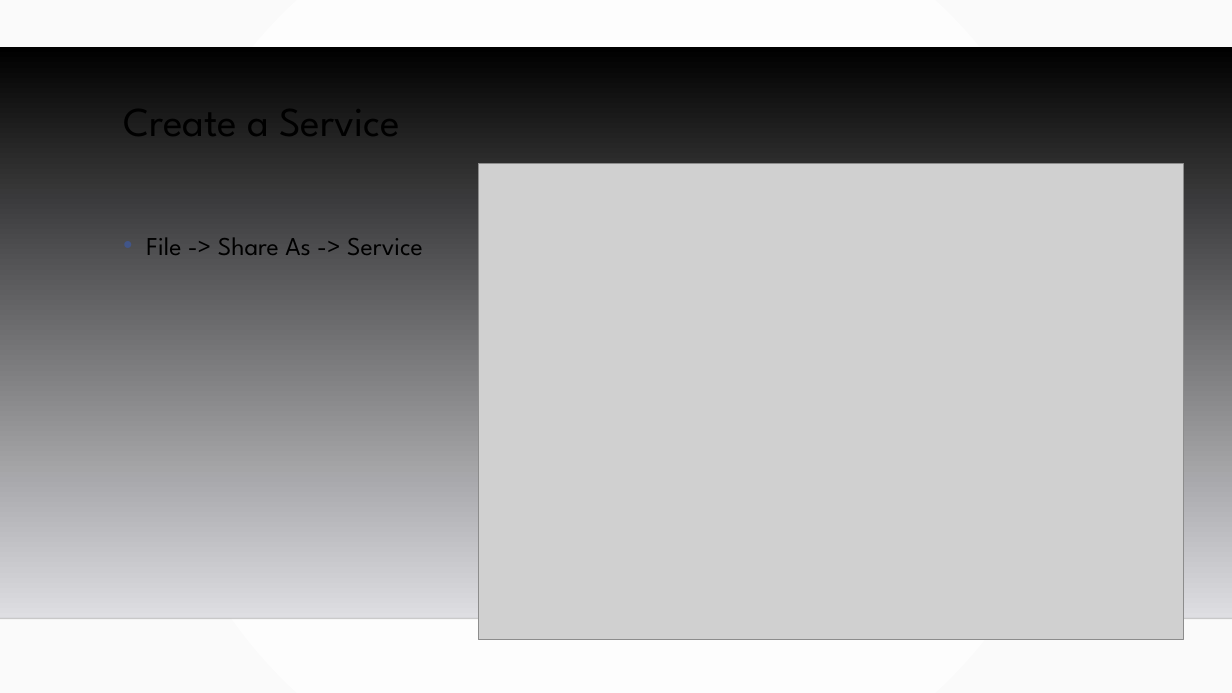
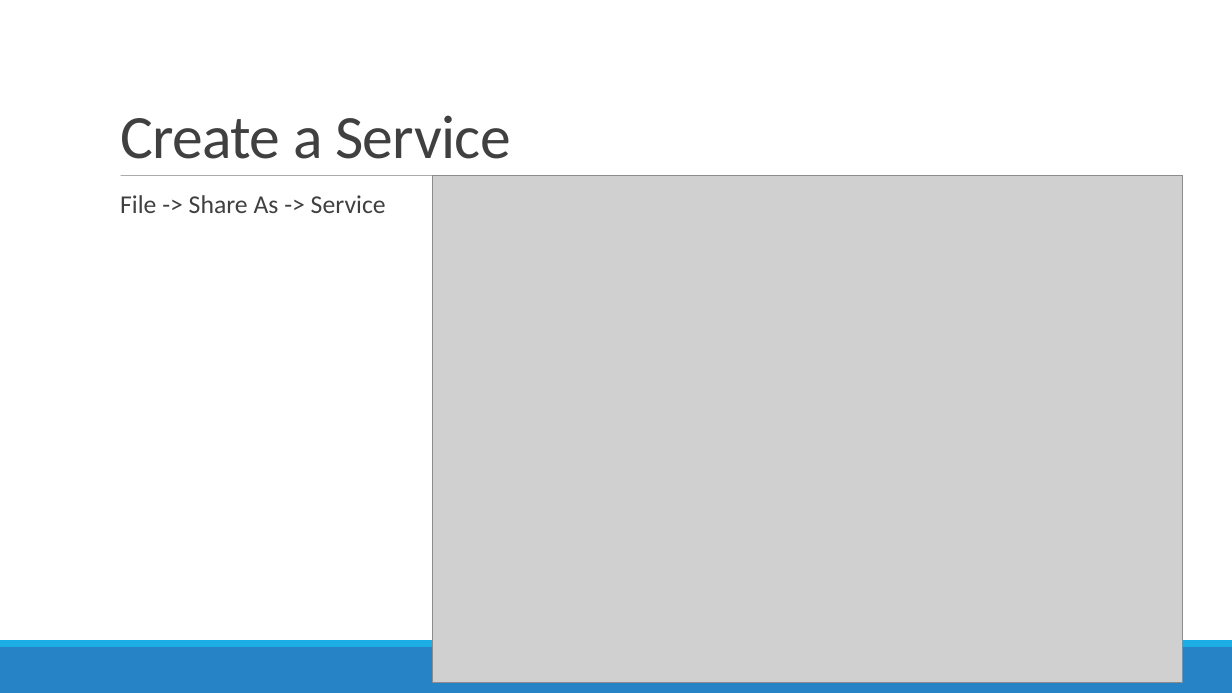
Before and after one commit to MGIS-UMN/GIS5577_week11, a slide deck: slide 3 of Creating_geospatial_services_ArcGIS.odp (slide 5 before the commit). Drawn at 1232x693 pixels with LibreOffice and Linux fonts; fonts in the diff are those of the drawing; grey boxes stand for pictures; background and template pictures are left out. Boxes give left, top, right and bottom in pixels: in the first picture for what was removed or moved away, otherwise in the second. Text is boxed around its words. In the diff, an @@ line names an element or a change of style, - is before the commit and + after.

```diff
--- a/Creating_geospatial_services_ArcGIS.odp
+++ b/Creating_geospatial_services_ArcGIS.odp
@@ background gradient #FFFFFF to #FAFAFA to #FFFFFF @@
@@ title "Create a Service": place and size @@
-title "Create a Service" at box(124, 90, 400, 151)
+title "Create a Service" at box(120, 115, 511, 159)
@@ title "Create a Service" at box(120, 115, 511, 159): size 32 to 48 pt, font League Spartan to Calibri, text colour #000000 to #404040, letter spacing 0 to -0.5 pt; line spacing 0.9 to 0.85; vertical alignment top to bottom @@
@@ freeform shape removed at box(0, 47, 1232, 618) @@
@@ line added from (121, 176) to (1128, 176), #7F7F7F 0.51 pt @@
@@ picture: place and size @@
-picture at box(478, 164, 1184, 640)
+picture at box(433, 176, 1183, 682)
@@ text "File -> Share As -> ...": place and size @@
-text "File -> Share As -> ..." at box(146, 237, 423, 255)
+text "File -> Share As -> ..." at box(120, 195, 386, 213)
@@ text "File -> Share As -> ..." at box(120, 195, 386, 213): font League Spartan to Calibri, text colour #000000 to #404040; bullet • to  ; line spacing 1.2 to 0.9; more space between paragraphs; bullet colour #415588 to #1CADE4 @@
@@ line removed from (0, 618) to (1232, 618) @@
@@ freeform shape added at box(0, 647, 1232, 693), fill #2683C6 @@
@@ freeform shape added at box(0, 640, 1232, 647), fill #1CADE4 @@
```
Also in this commit, not shown: 36 other slides changed, 1 slide added, 4 slides removed, 2 other files.
